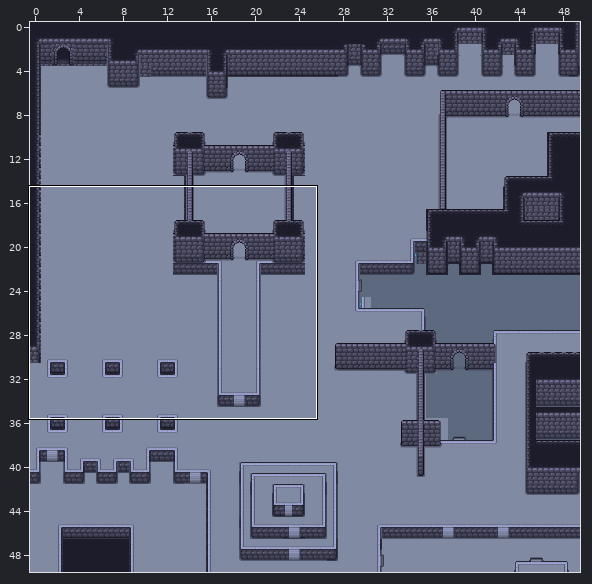
An edit to a level. Tiled map, Assets/maps/map1.tmx. Above, an overview of the earlier version with the close-up marked.
Close-up. As it was:
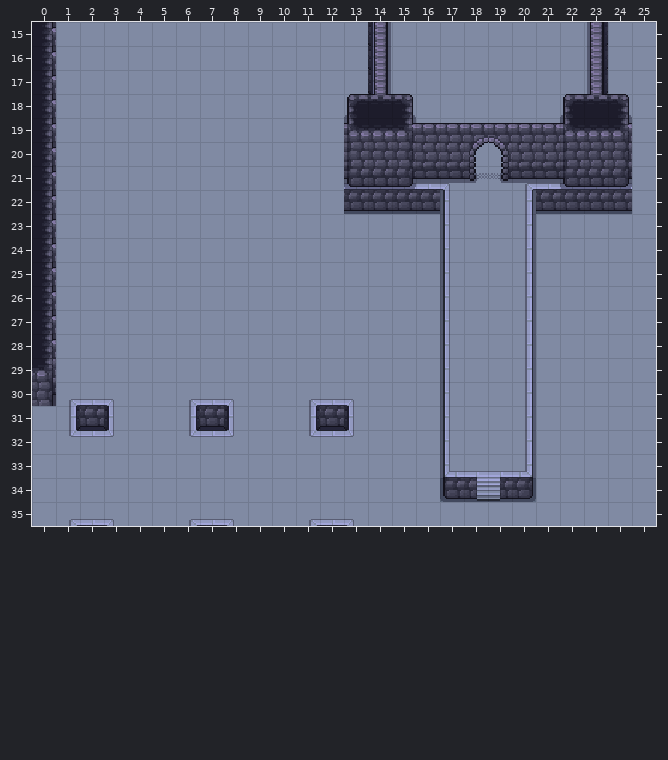
Cells are 16x16 px. Shown: x 0..25, y 15..35. The commit also changed other parts of the map, which this record leaves out.
And afterwards:
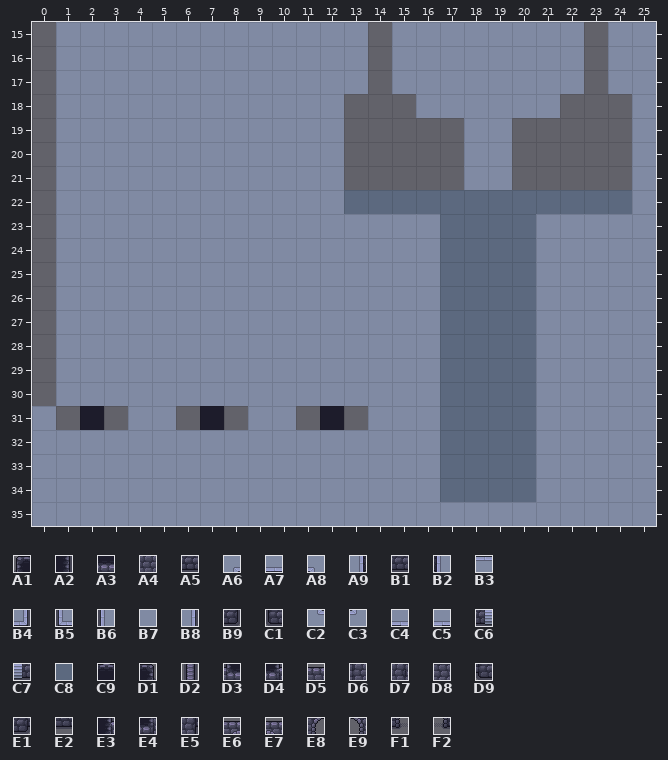
Key: from "walls_floor": A1 18, A2 37, A3 53, A4 70, A5 87, A6 111, A7 112, A8 113, A9 114, B1 115, B2 117, B3 121, B4 131, B5 134, B6 137, B7 138, B8 139, B9 145, C1 147, C2 158, C3 160, C4 180, C5 181, C6 197, C7 198, C8 250, C9 283, D1 284, D2 291, D3 299, D4 301, D5 309, D6 316, D7 318, D8 324, D9 333, E1 335, E2 341, E3 363, E4 380, E5 397, E6 431, E7 432, E8 448, E9 449, F1 465, F2 466.
__ is an empty cell, ## one hidden under a higher layer, .. an unchanged one.
Diff:
--- layer "Tile Layer 5"
@@ x 17..20 @@
-22 B7 ## ## B7
-23 B7 ## ## B7
-24 B7 ## ## B7
-25 B7 ## ## B7
-26 B7 ## ## B7
-27 B7 ## ## B7
-28 B7 ## ## B7
-29 B7 ## ## B7
-30 B7 ## ## B7
-31 B7 ## ## B7
-32 B7 ## ## B7
-33 B7 ## ## B7
+22 C8 C8 C8 C8
+23 C8 C8 C8 C8
+24 C8 C8 C8 C8
+25 C8 C8 C8 C8
+26 C8 C8 C8 C8
+27 C8 C8 C8 C8
+28 C8 C8 C8 C8
+29 C8 C8 C8 C8
+30 C8 C8 C8 C8
+31 C8 C8 C8 C8
+32 C8 C8 C8 C8
+33 C8 C8 C8 C8
--- layer "floor" (now hidden)
@@ x 0..24 @@
-15 A2 .. .. .. .. .. .. .. .. .. .. .. .. .. B2 .. .. .. .. .. .. .. .. A9 ..
-16 A2 .. .. .. .. .. .. .. .. .. .. .. .. .. B2 .. .. .. .. .. .. .. .. A9 ..
-17 A2 .. .. .. .. .. .. .. .. .. .. .. .. .. B2 .. .. .. .. .. .. .. .. A9 ..
-18 A2 .. .. .. .. .. .. .. .. .. .. .. .. B7 ## B7 .. .. .. .. .. .. B7 ## B7
-19 A2 .. .. .. .. .. .. .. .. .. .. .. .. B7 ## B7 B7 B7 B7 B7 B7 B7 B7 ## B7
-20 A2 .. .. .. .. .. .. .. .. .. .. .. .. ## ## ## ## ## B7 B7 ## ## ## ## ##
-21 A2 .. .. .. .. .. .. .. .. .. .. .. .. A7 A7 A7 A7 A8 B7 B7 A6 A7 A7 A7 A7
-22 A2 .. .. .. .. .. .. .. .. .. .. .. .. B1 B1 B1 B1 B6 B7 B7 B8 B1 B1 B1 B1
-23 A2 .. .. .. .. .. .. .. .. .. .. .. .. .. .. .. .. B6 B7 B7 B8 .. .. .. ..
-24 A2 .. .. .. .. .. .. .. .. .. .. .. .. .. .. .. .. B6 B7 B7 B8 .. .. .. ..
-25 A2 .. .. .. .. .. .. .. .. .. .. .. .. .. .. .. .. B6 B7 B7 B8 .. .. .. ..
-26 A2 .. .. .. .. .. .. .. .. .. .. .. .. .. .. .. .. B6 B7 B7 B8 .. .. .. ..
-27 A2 .. .. .. .. .. .. .. .. .. .. .. .. .. .. .. .. B6 B7 B7 B8 .. .. .. ..
-28 A2 .. .. .. .. .. .. .. .. .. .. .. .. .. .. .. .. B6 B7 B7 B8 .. .. .. ..
-29 ## .. .. .. .. .. .. .. .. .. .. .. .. .. .. .. .. B6 B7 B7 B8 .. .. .. ..
-30 E5 ## ## ## .. .. ## ## ## .. .. ## ## ## .. .. .. B6 B7 B7 B8 .. .. .. ..
-31 .. A9 B1 B2 .. .. A9 B1 B2 .. .. A9 B1 B2 .. .. .. B6 B7 B7 B8 .. .. .. ..
-32 .. ## ## ## .. .. ## ## ## .. .. ## ## ## .. .. .. B6 B7 B7 B8 .. .. .. ..
-33 .. .. .. .. .. .. .. .. .. .. .. .. .. .. .. .. .. B5 C4 C5 B4 .. .. .. ..
-34 .. .. .. .. .. .. .. .. .. .. .. .. .. .. .. .. .. C1 C6 C7 B9 .. .. .. ..
-35 .. ## ## ## .. .. ## ## ## .. .. ## ## ## .. .. .. .. .. .. .. .. .. .. ..
+15 __ .. .. .. .. .. .. .. .. .. .. .. .. .. __ .. .. .. .. .. .. .. .. __ ..
+16 __ .. .. .. .. .. .. .. .. .. .. .. .. .. __ .. .. .. .. .. .. .. .. __ ..
+17 __ .. .. .. .. .. .. .. .. .. .. .. .. .. __ .. .. .. .. .. .. .. .. __ ..
+18 __ .. .. .. .. .. .. .. .. .. .. .. .. __ __ __ .. .. .. .. .. .. __ __ __
+19 __ .. .. .. .. .. .. .. .. .. .. .. .. __ __ __ __ __ __ __ __ __ __ __ __
+20 __ .. .. .. .. .. .. .. .. .. .. .. .. __ __ __ __ __ __ __ __ __ __ __ __
+21 __ .. .. .. .. .. .. .. .. .. .. .. .. __ __ __ __ __ __ __ __ __ __ __ __
+22 __ .. .. .. .. .. .. .. .. .. .. .. .. __ __ __ __ __ __ __ __ __ __ __ __
+23 __ .. .. .. .. .. .. .. .. .. .. .. .. .. .. .. .. __ __ __ __ .. .. .. ..
+24 __ .. .. .. .. .. .. .. .. .. .. .. .. .. .. .. .. __ __ __ __ .. .. .. ..
+25 __ .. .. .. .. .. .. .. .. .. .. .. .. .. .. .. .. __ __ __ __ .. .. .. ..
+26 __ .. .. .. .. .. .. .. .. .. .. .. .. .. .. .. .. __ __ __ __ .. .. .. ..
+27 __ .. .. .. .. .. .. .. .. .. .. .. .. .. .. .. .. __ __ __ __ .. .. .. ..
+28 __ .. .. .. .. .. .. .. .. .. .. .. .. .. .. .. .. __ __ __ __ .. .. .. ..
+29 __ .. .. .. .. .. .. .. .. .. .. .. .. .. .. .. .. __ __ __ __ .. .. .. ..
+30 __ __ __ __ .. .. __ __ __ .. .. __ __ __ .. .. .. __ __ __ __ .. .. .. ..
+31 .. __ __ __ .. .. __ __ __ .. .. __ __ __ .. .. .. __ __ __ __ .. .. .. ..
+32 .. __ __ __ .. .. __ __ __ .. .. __ __ __ .. .. .. __ __ __ __ .. .. .. ..
+33 .. .. .. .. .. .. .. .. .. .. .. .. .. .. .. .. .. __ __ __ __ .. .. .. ..
+34 .. .. .. .. .. .. .. .. .. .. .. .. .. .. .. .. .. __ __ __ __ .. .. .. ..
+35 .. __ __ __ .. .. __ __ __ .. .. __ __ __ .. .. .. .. .. .. .. .. .. .. ..
--- layer "block" (now hidden)
@@ x 0..24 @@
-15 E3 .. .. .. .. .. .. .. .. .. .. .. .. .. .. .. .. .. .. .. .. .. .. .. ..
-16 E3 .. .. .. .. .. .. .. .. .. .. .. .. .. .. .. .. .. .. .. .. .. .. .. ..
-17 E3 .. .. .. .. .. .. .. .. .. .. .. .. .. .. .. .. .. .. .. .. .. .. .. ..
-18 E3 .. .. .. .. .. .. .. .. .. .. .. .. A1 C9 D1 .. .. .. .. .. .. A1 C9 D1
-19 E3 .. .. .. .. .. .. .. .. .. .. .. .. D3 A3 D4 .. .. .. .. .. .. D3 A3 D4
-20 E3 .. .. .. .. .. .. .. .. .. .. .. .. D6 A4 D7 .. .. .. .. .. .. D6 A4 D7
-21 E3 .. .. .. .. .. .. .. .. .. .. .. .. D9 A5 E1 .. .. .. .. .. .. D9 A5 E1
-22 E3 .. .. .. .. .. .. .. .. .. .. .. .. .. .. .. .. .. .. .. .. .. .. .. ..
-23 E3 .. .. .. .. .. .. .. .. .. .. .. .. .. .. .. .. .. .. .. .. .. .. .. ..
-24 E3 .. .. .. .. .. .. .. .. .. .. .. .. .. .. .. .. .. .. .. .. .. .. .. ..
-25 E3 .. .. .. .. .. .. .. .. .. .. .. .. .. .. .. .. .. .. .. .. .. .. .. ..
-26 E3 .. .. .. .. .. .. .. .. .. .. .. .. .. .. .. .. .. .. .. .. .. .. .. ..
-27 E3 .. .. .. .. .. .. .. .. .. .. .. .. .. .. .. .. .. .. .. .. .. .. .. ..
-28 E3 .. .. .. .. .. .. .. .. .. .. .. .. .. .. .. .. .. .. .. .. .. .. .. ..
-29 E4 .. .. .. .. .. .. .. .. .. .. .. .. .. .. .. .. .. .. .. .. .. .. .. ..
-30 E5 .. .. .. .. .. .. .. .. .. .. .. .. .. .. .. .. .. .. .. .. .. .. .. ..
+15 __ .. .. .. .. .. .. .. .. .. .. .. .. .. .. .. .. .. .. .. .. .. .. .. ..
+16 __ .. .. .. .. .. .. .. .. .. .. .. .. .. .. .. .. .. .. .. .. .. .. .. ..
+17 __ .. .. .. .. .. .. .. .. .. .. .. .. .. .. .. .. .. .. .. .. .. .. .. ..
+18 __ .. .. .. .. .. .. .. .. .. .. .. .. __ __ __ .. .. .. .. .. .. __ __ __
+19 __ .. .. .. .. .. .. .. .. .. .. .. .. __ __ __ .. .. .. .. .. .. __ __ __
+20 __ .. .. .. .. .. .. .. .. .. .. .. .. __ __ __ .. .. .. .. .. .. __ __ __
+21 __ .. .. .. .. .. .. .. .. .. .. .. .. __ __ __ .. .. .. .. .. .. __ __ __
+22 __ .. .. .. .. .. .. .. .. .. .. .. .. .. .. .. .. .. .. .. .. .. .. .. ..
+23 __ .. .. .. .. .. .. .. .. .. .. .. .. .. .. .. .. .. .. .. .. .. .. .. ..
+24 __ .. .. .. .. .. .. .. .. .. .. .. .. .. .. .. .. .. .. .. .. .. .. .. ..
+25 __ .. .. .. .. .. .. .. .. .. .. .. .. .. .. .. .. .. .. .. .. .. .. .. ..
+26 __ .. .. .. .. .. .. .. .. .. .. .. .. .. .. .. .. .. .. .. .. .. .. .. ..
+27 __ .. .. .. .. .. .. .. .. .. .. .. .. .. .. .. .. .. .. .. .. .. .. .. ..
+28 __ .. .. .. .. .. .. .. .. .. .. .. .. .. .. .. .. .. .. .. .. .. .. .. ..
+29 __ .. .. .. .. .. .. .. .. .. .. .. .. .. .. .. .. .. .. .. .. .. .. .. ..
+30 __ .. .. .. .. .. .. .. .. .. .. .. .. .. .. .. .. .. .. .. .. .. .. .. ..
--- layer "Walls" (now hidden)
@@ x 14..23 @@
-15 D2 .. .. .. .. .. .. .. .. D2
-16 D2 .. .. .. .. .. .. .. .. D2
-17 D2 .. .. .. .. .. .. .. .. D2
+15 __ .. .. .. .. .. .. .. .. __
+16 __ .. .. .. .. .. .. .. .. __
+17 __ .. .. .. .. .. .. .. .. __
@@ x 16..21 @@
-19 D5 D5 E6 E7 D5 D5
-20 D8 D8 E8 E9 D8 D8
-21 E2 E2 F1 F2 E2 E2
+19 __ __ __ __ __ __
+20 __ __ __ __ __ __
+21 __ __ __ __ __ __
@@ x 1..13 @@
-30 A6 A7 A8 .. .. A6 A7 A8 .. .. A6 A7 A8
-31 A9 B1 B2 .. .. A9 B1 B2 .. .. A9 B1 B2
-32 C2 B3 C3 .. .. C2 B3 C3 .. .. C2 B3 C3
+30 __ __ __ .. .. __ __ __ .. .. __ __ __
+31 __ __ __ .. .. __ __ __ .. .. __ __ __
+32 __ __ __ .. .. __ __ __ .. .. __ __ __
@@ x 1..13 @@
-35 A6 A7 A8 .. .. A6 A7 A8 .. .. A6 A7 A8
+35 __ __ __ .. .. __ __ __ .. .. __ __ __
